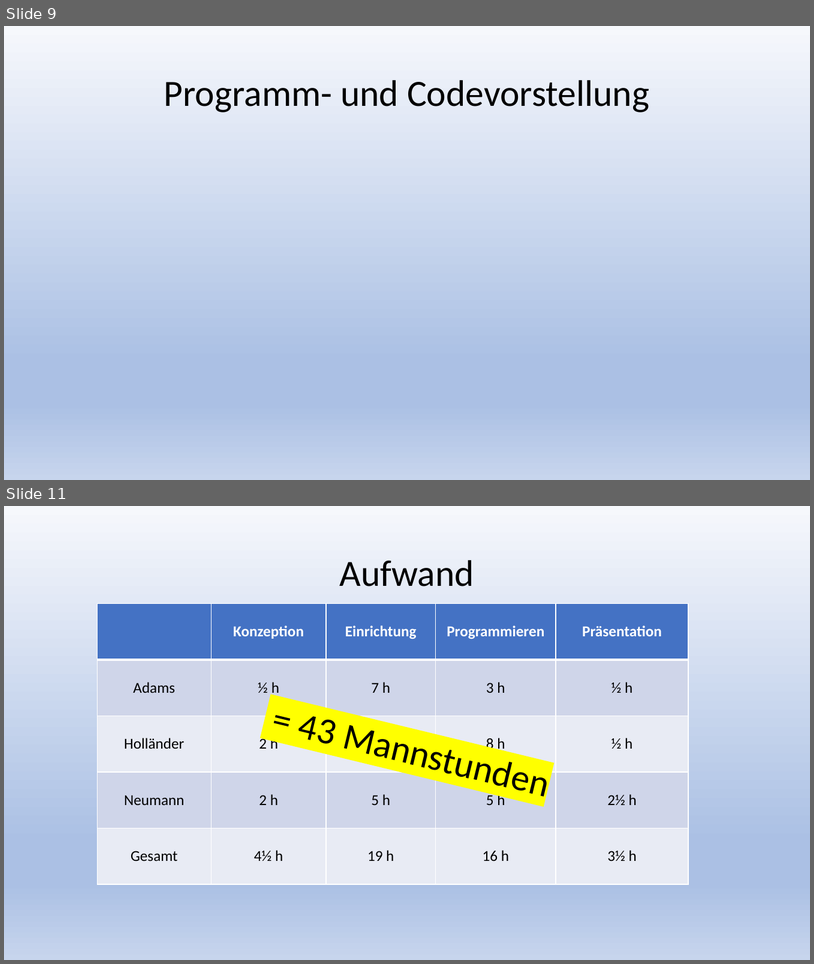
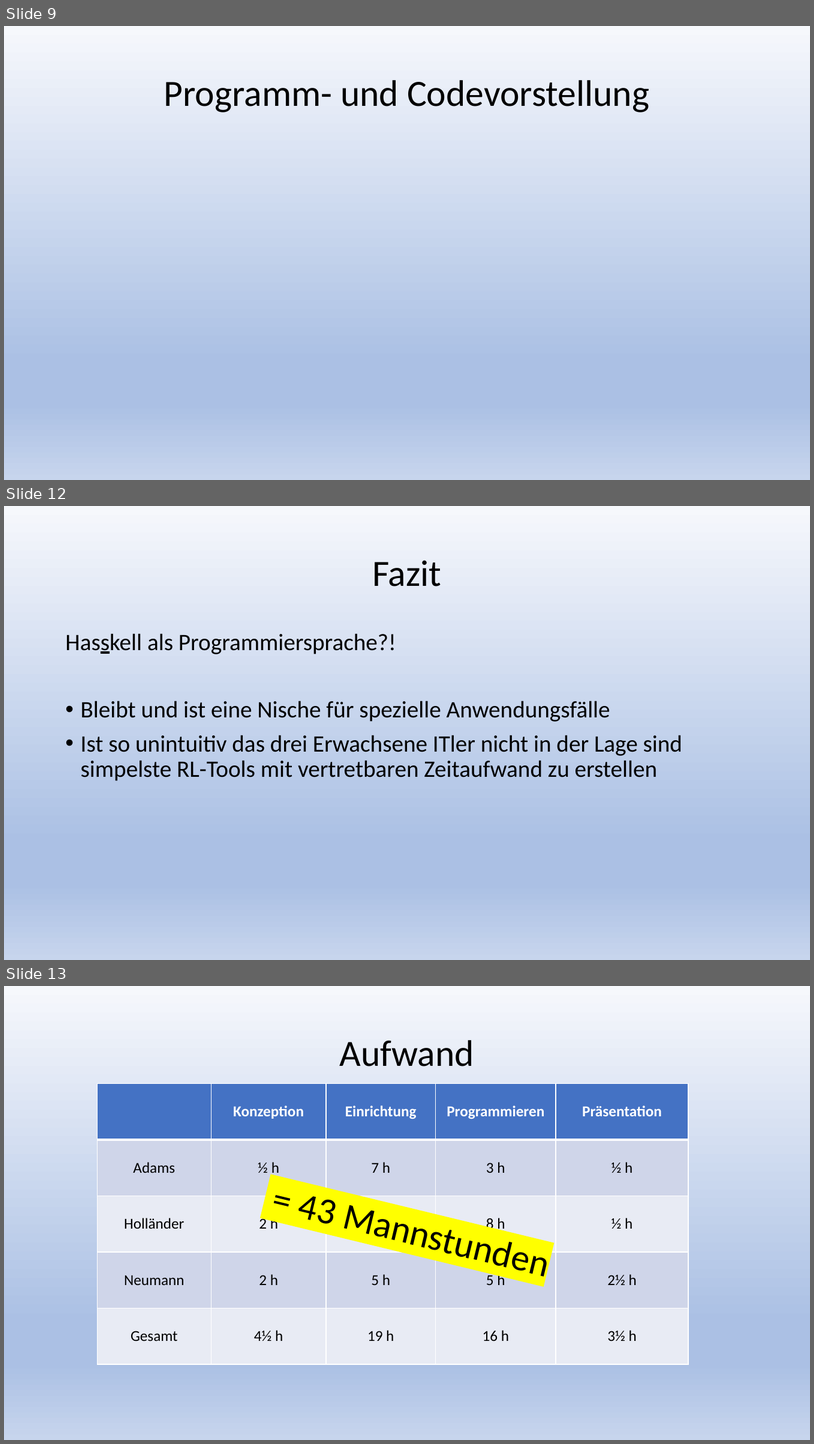
Before and after one commit to newr90/supersort, a slide deck: Praesentation/SuperSort.pptx. Shown one above the other, each under a label of ours: slides 9 and 11 before the commit, slides 9, 12 and 13 after it; the slides between them are not shown. The pictures are 814x964 and 814x1444 pixels, drawn with LibreOffice and Linux fonts; fonts in the diff are those of the drawing. Boxes give left, top, right and bottom in pixels: in the first picture for what was removed or moved away, otherwise in the second. Text is boxed around its words. In the diff, an @@ line names an element or a change of style, - is before the commit and + after.

```diff
--- a/Praesentation/SuperSort.pptx
+++ b/Praesentation/SuperSort.pptx
@@ slide 12 added at (x1=4, y1=506, x2=810, y2=960), background gradient #F6F8FC to #ABC0E4 to #C7D5ED @@
@@ title added at (x1=372, y1=560, x2=441, y2=586), 44 pt, text #000000 @@
+Fazit
@@ text added at (x1=65, y1=633, x2=683, y2=781), 28 pt, text #000000 @@
+Hasskell als Programmiersprache?!
+• Bleibt und ist eine Nische für spezielle Anwendungsfälle
+• Ist so unintuitiv das drei Erwachsene ITler nicht in der Lage sind simpelste RL-Tools mit vertretbaren Zeitaufwand zu erstellen
@@ what was slide 11 is now slide 13 @@
```
Also in this commit, not shown: 2 slides changed, 1 other slide added.
